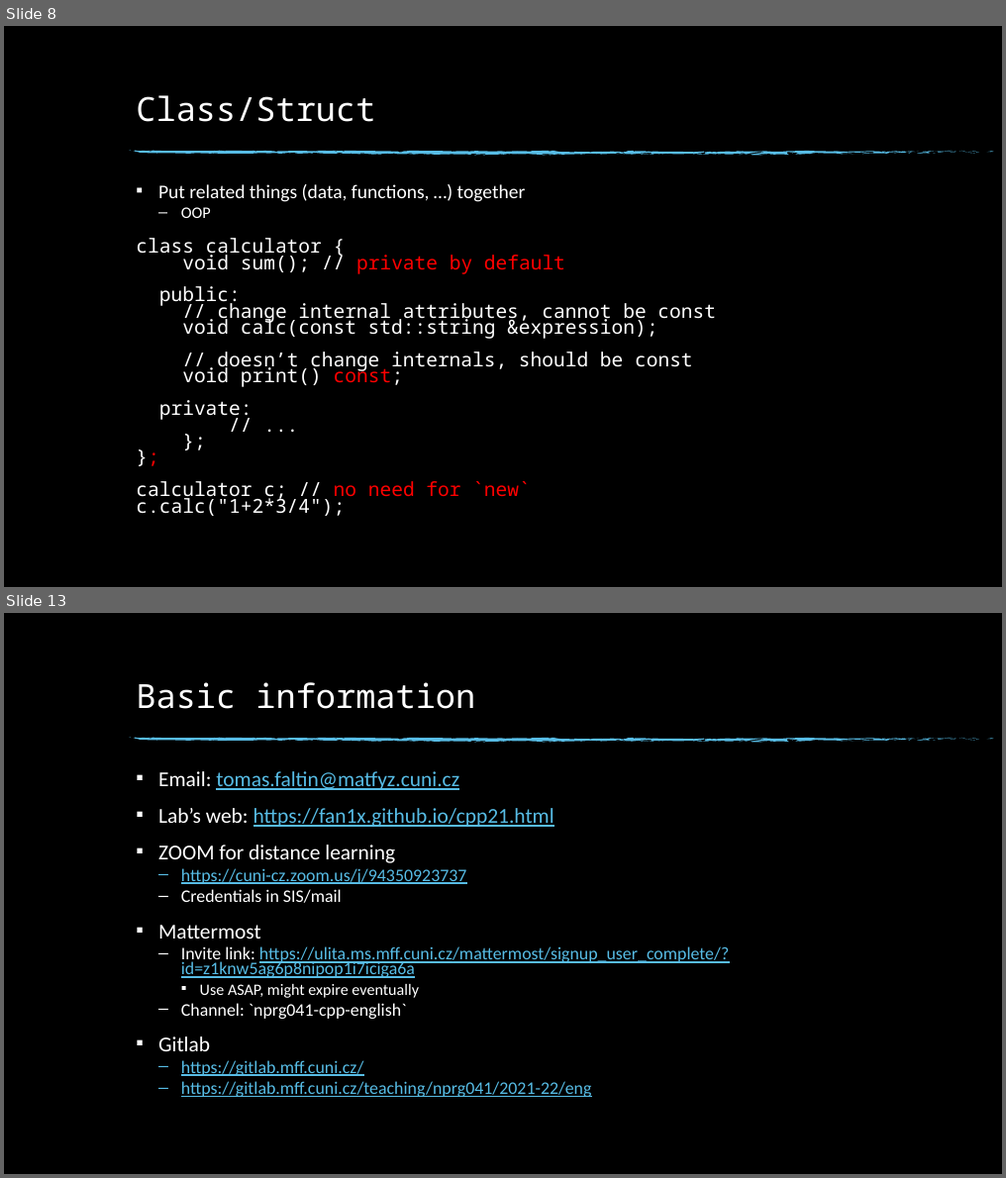
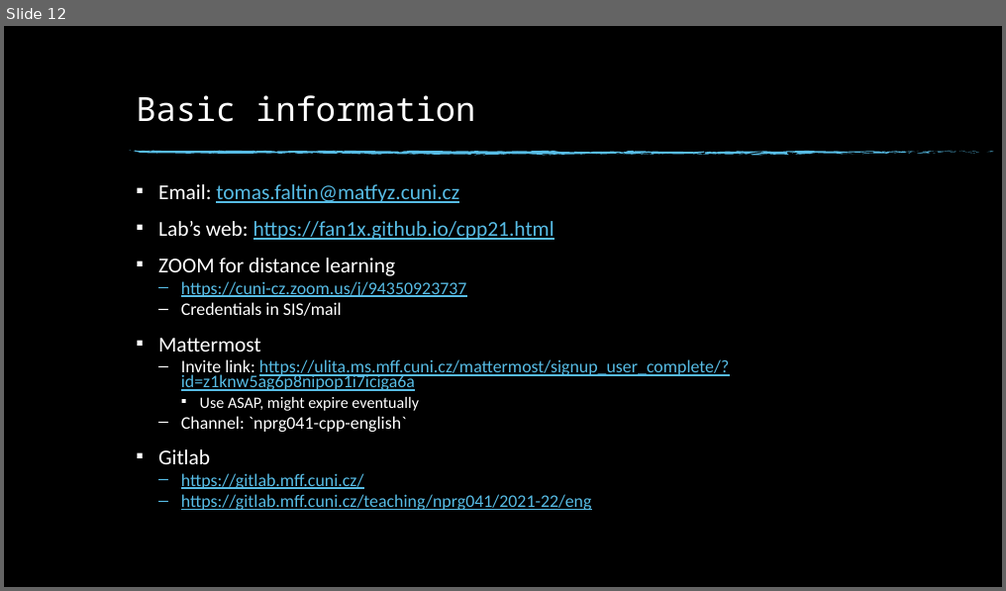
Before and after one commit to fan1x/fan1x.github.io, a slide deck: data/2021-22/cpp/ex02.pptx. Shown one above the other, each under a label of ours: slides 8 and 13 before the commit, slide 12 after it; the slides between them are not shown. The pictures are 1006x1178 and 1006x591 pixels, drawn with LibreOffice and Linux fonts; fonts in the diff are those of the drawing; background and template pictures are left out. Boxes give left, top, right and bottom in pixels: in the first picture for what was removed or moved away, otherwise in the second. Text is boxed around its words. In the diff, an @@ line names an element or a change of style, - is before the commit and + after.

```diff
--- a/data/2021-22/cpp/ex02.pptx
+++ b/data/2021-22/cpp/ex02.pptx
@@ slide 8 removed at bbox=[4, 26, 1002, 587], background picture (left out); not listed: 74 template elements that a slide beside it also shows @@
@@ title removed at bbox=[136, 95, 375, 122] @@
-Class/Struct
@@ text removed at bbox=[136, 184, 716, 516] @@
-▪ Put related things (data, functions, …) together
-  – OOP
-class calculator {
-void sum(); // private by default
-public:
-// change internal attributes, cannot be const
-void calc(const std::string &expression);
-// doesn’t change internals, should be const
-void print() const;
-private:
-// ...
-};
-};
-calculator c; // no need for `new`
-c.calc("1+2*3/4");
@@ what was slide 13 is now slide 12 @@
```
Also in this commit, not shown: 6 slides changed, 5 slides added, 5 other slides removed, 1 other file.
